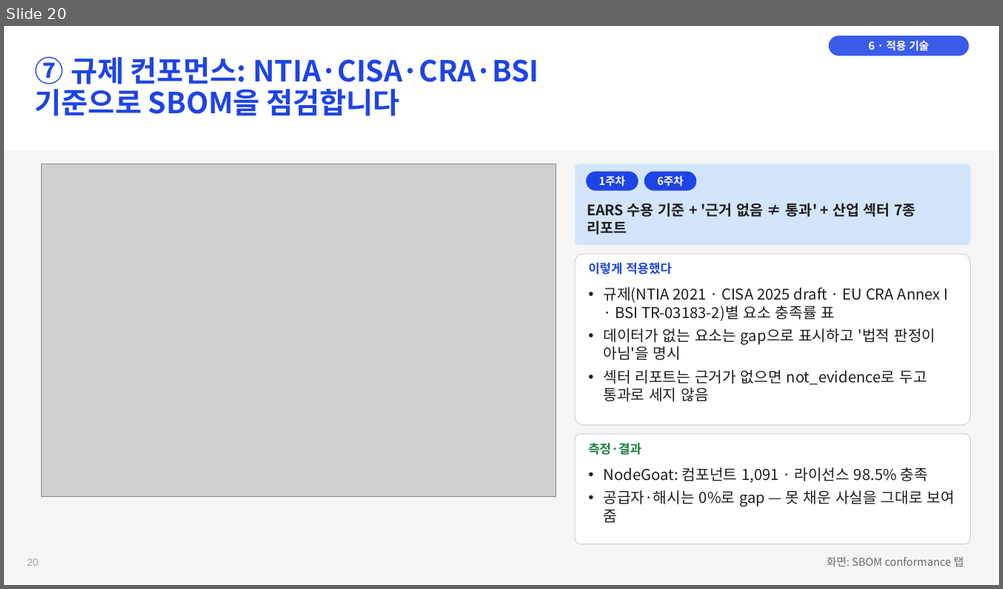
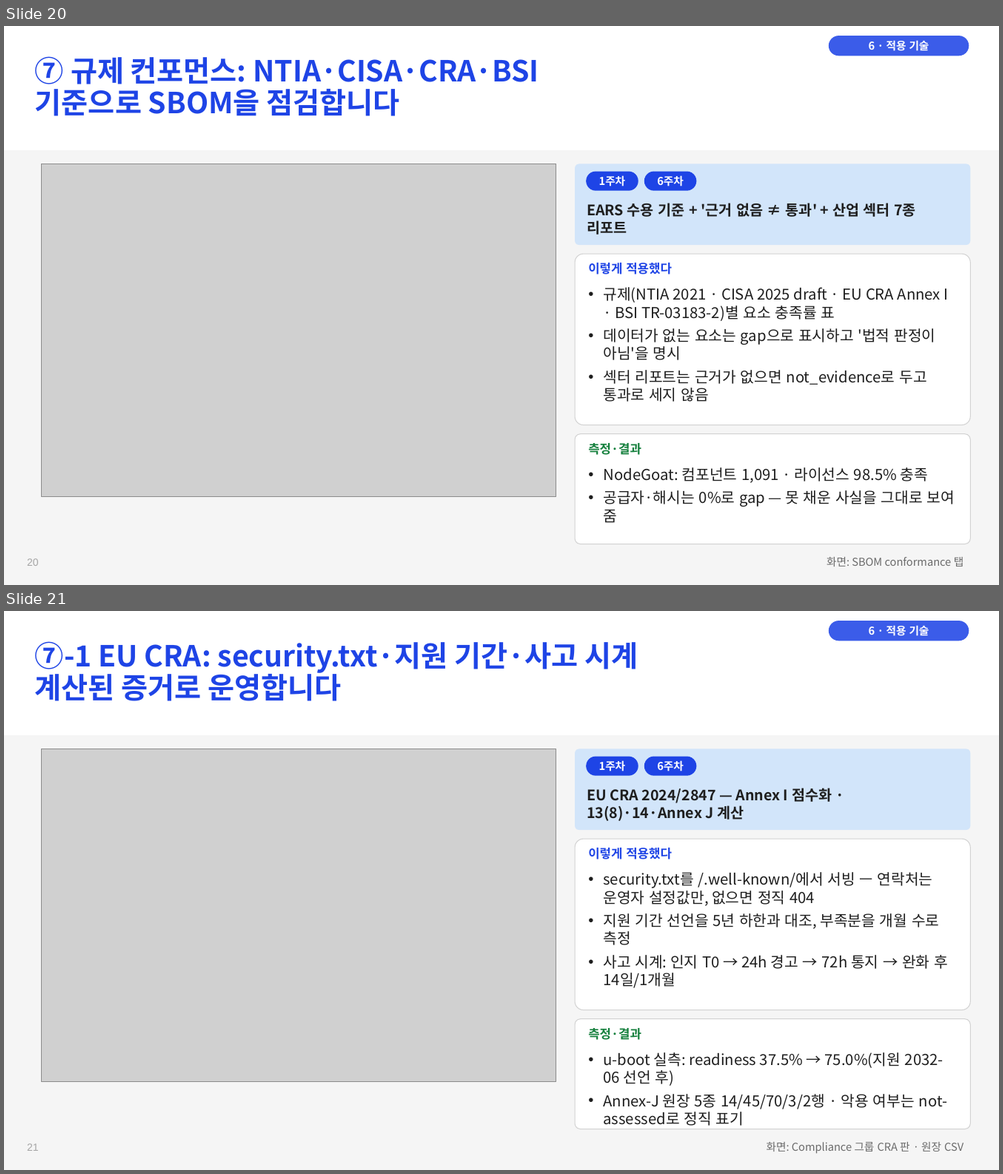
Before and after one commit to Jack-Hwang/beyondthesecurity-sbom, a slide deck: docs/BTS-SBOM_1-6주차_종합_과제.pptx. Shown one above the other, each under a label of ours: slide 20 before the commit, slides 20 and 21 after it. The pictures are 1003x589 and 1003x1174 pixels, drawn with LibreOffice and Linux fonts; fonts in the diff are those of the drawing; grey boxes stand for pictures. Boxes give left, top, right and bottom in pixels: in the first picture for what was removed or moved away, otherwise in the second. Text is boxed around its words. In the diff, an @@ line names an element or a change of style, - is before the commit and + after.

```diff
--- a/docs/BTS-SBOM_1-6주차_종합_과제.pptx
+++ b/docs/BTS-SBOM_1-6주차_종합_과제.pptx
@@ slide 21 added at bbox=[4, 611, 999, 1170], background #F5F5F5; not listed: 2 template elements that a slide beside it also shows @@
@@ rounded rectangle added at bbox=[828, 621, 969, 641], fill #3B5CE9, 10.5 pt, text #FFFFFF, bold @@
+6 · 적용 기술
@@ title added at bbox=[35, 641, 637, 701], 28 pt, text #1E44E6, bold @@
+⑦-1 EU CRA: security.txt·지원 기간·사고 시계
+계산된 증거로 운영합니다
@@ picture added at bbox=[41, 749, 556, 1082] @@
@@ rounded rectangle added at bbox=[575, 749, 970, 830], fill #D2E5FA @@
@@ rounded rectangle added at bbox=[586, 757, 638, 776], fill #1E44E6, 10.5 pt, text #FFFFFF, bold @@
+1주차
@@ rounded rectangle added at bbox=[644, 757, 697, 776], fill #1E44E6, 10.5 pt, text #FFFFFF, bold @@
+6주차
@@ text added at bbox=[586, 788, 831, 821], 14 pt, text #1E1E1E, bold @@
+EU CRA 2024/2847 — Annex I 점수화 · 13(8)·14·Annex J 계산
@@ rounded rectangle added at bbox=[575, 840, 970, 1011], fill #FFFFFF, outline #D2D2D2 0.75 pt @@
@@ text added at bbox=[588, 848, 671, 860], 12 pt, text #1E44E6, bold @@
+이렇게 적용했다
@@ text added at bbox=[603, 872, 948, 988], 14.5 pt, text #1E1E1E @@
+• security.txt를 /.well-known/에서 서빙 — 연락처는 운영자 설정값만, 없으면 정직 404
+• 지원 기간 선언을 5년 하한과 대조, 부족분을 개월 수로 측정
+• 사고 시계: 인지 T0 → 24h 경고 → 72h 통지 → 완화 후 14일/1개월
@@ rounded rectangle added at bbox=[575, 1019, 970, 1130], fill #FFFFFF, outline #D2D2D2 0.75 pt @@
@@ text added at bbox=[588, 1028, 641, 1040], 12 pt, text #15803D, bold @@
+측정·결과
@@ text added at bbox=[603, 1053, 947, 1126], 14.5 pt, text #1E1E1E @@
+• u-boot 실측: readiness 37.5% → 75.0%(지원 2032-06 선언 후)
+• Annex-J 원장 5종 14/45/70/3/2행 · 악용 여부는 not-assessed로 정직 표기
@@ text added at bbox=[766, 1142, 963, 1154], 10.5 pt, text #6B6B6B @@
+화면: Compliance 그룹 CRA 판 · 원장 CSV
```
Also in this commit, not shown: 3 slides changed, 1 other slide added.
